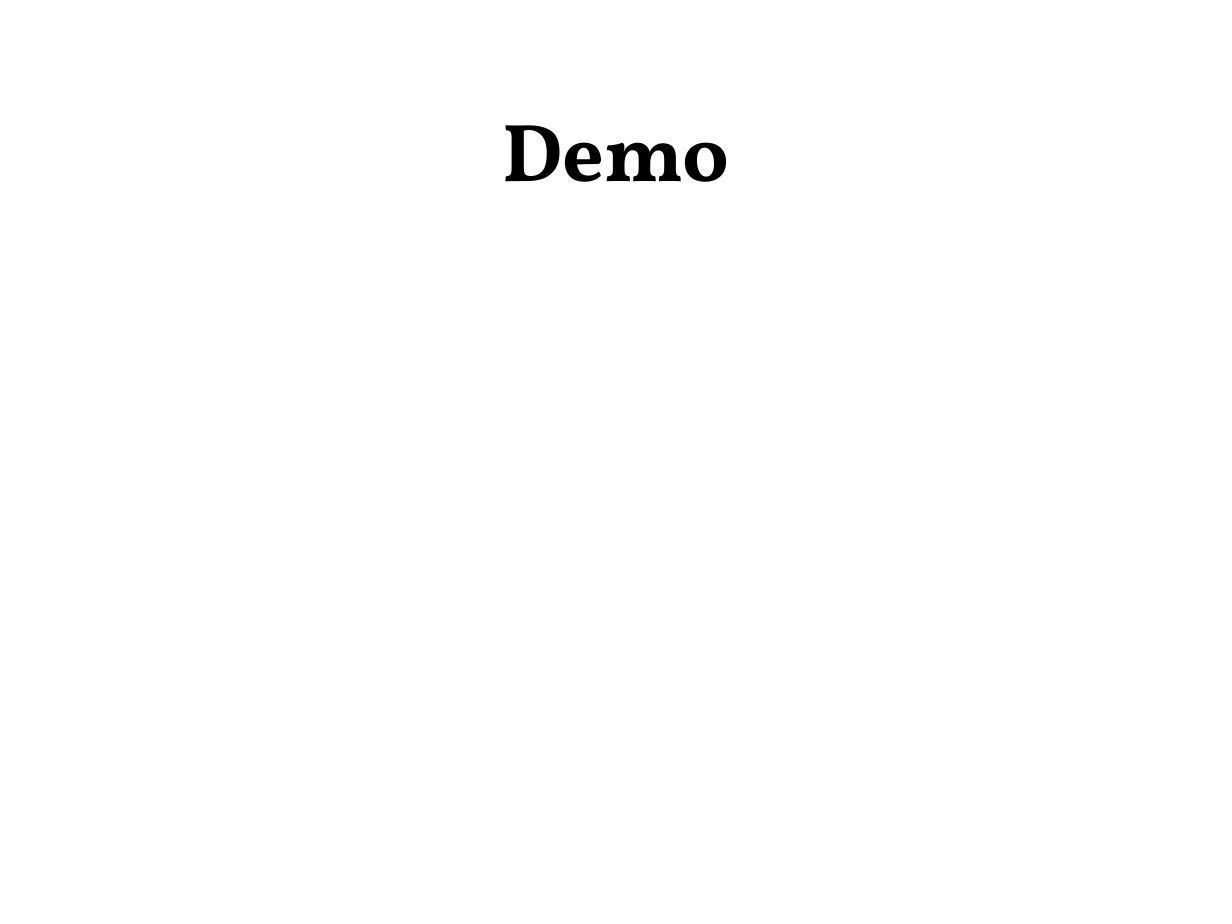
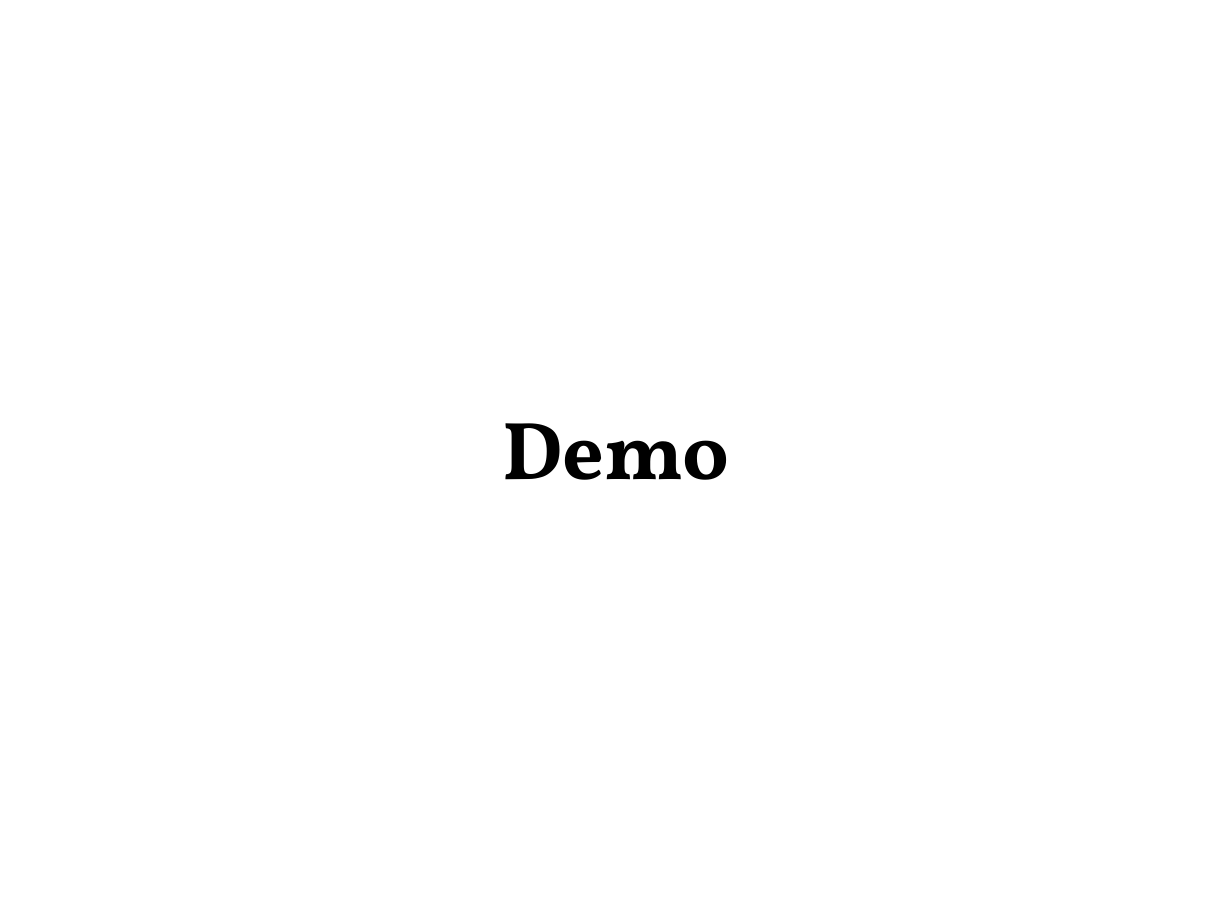
Before and after one commit to jliem/ninea1, a slide deck: slide 17 of doc/s1/Presentation-SeniorDesign.ppt. Drawn at 1232x924 pixels with LibreOffice and Linux fonts; fonts in the diff are those of the drawing; background and template pictures are left out. Boxes give left, top, right and bottom in pixels: in the first picture for what was removed or moved away, otherwise in the second. Text is boxed around its words. In the diff, an @@ line names an element or a change of style, - is before the commit and + after.

```diff
--- a/doc/s1/Presentation-SeniorDesign.ppt
+++ b/doc/s1/Presentation-SeniorDesign.ppt
@@ title "Demo": place and size @@
-title "Demo" at box(502, 125, 729, 182)
+title "Demo" at box(502, 423, 729, 480)
```
Also in this commit, not shown: 3 slides added.
